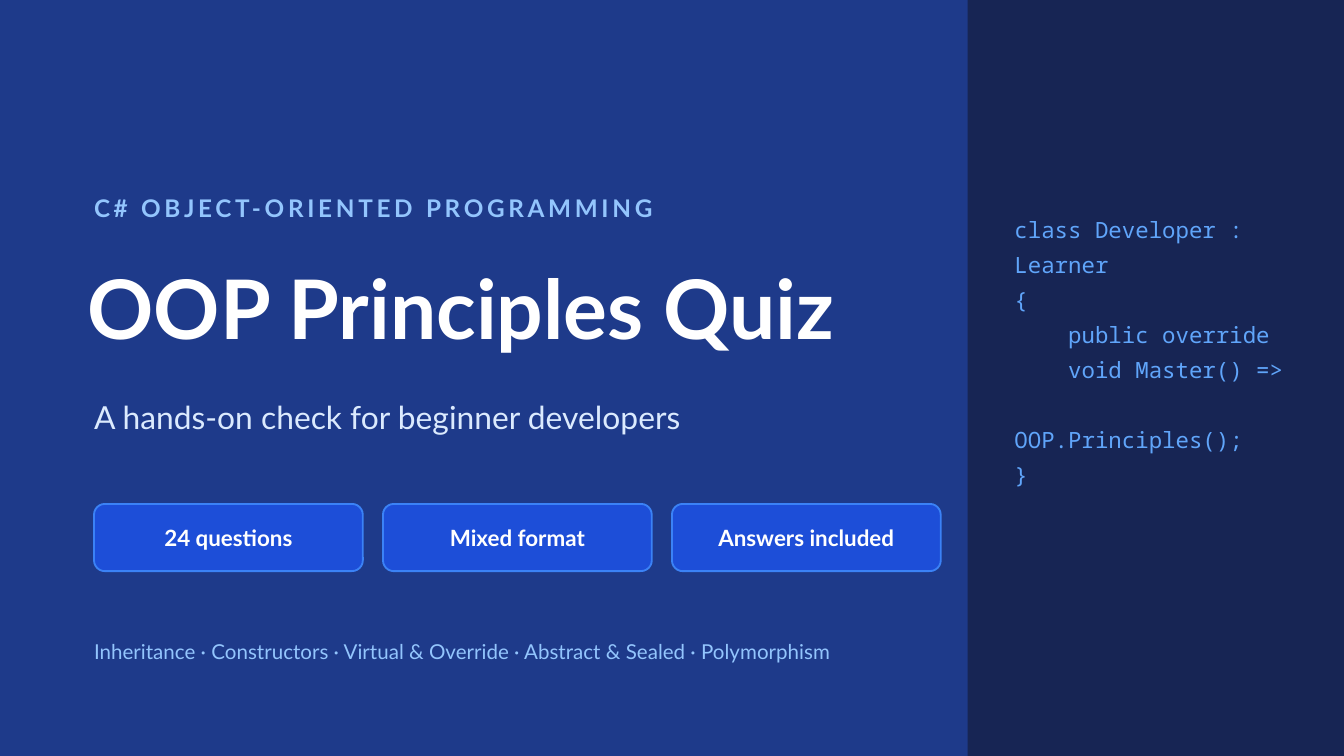
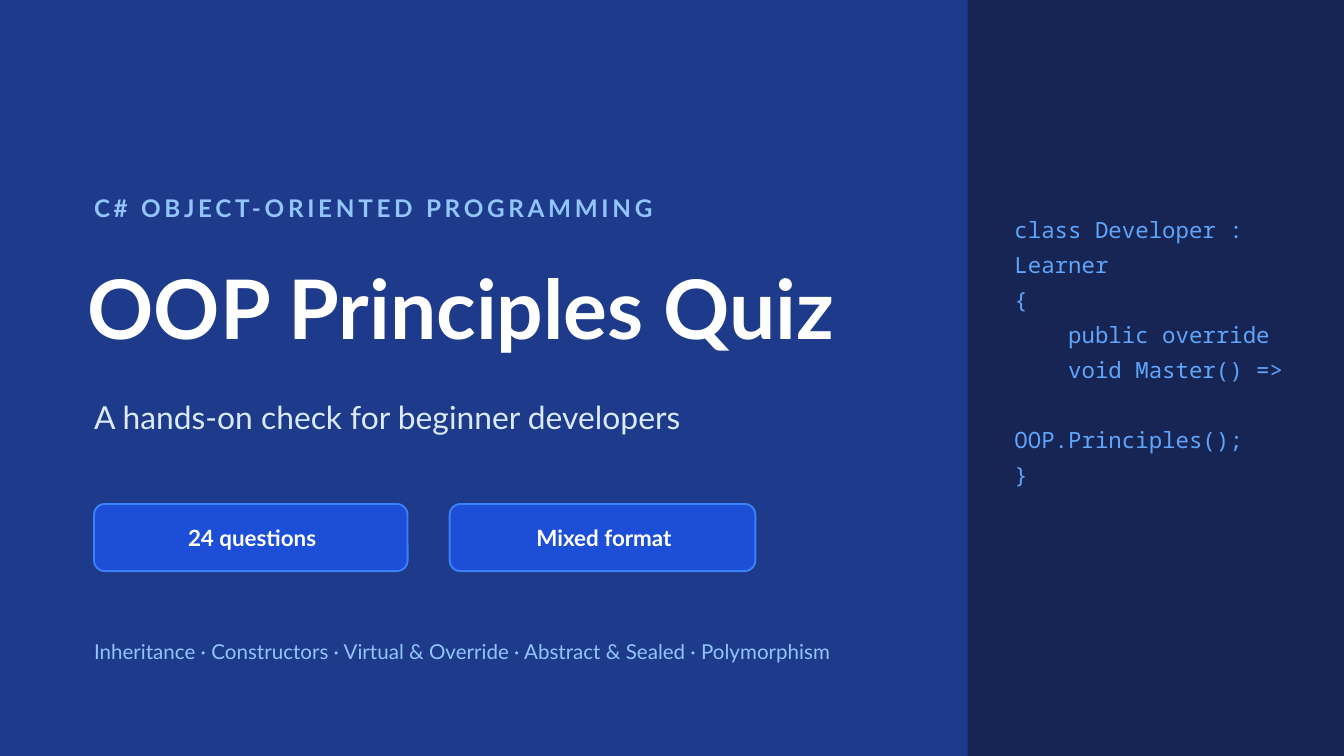
Before and after one commit to DanielaTrapani/Bootcamp2026Files, a slide deck: slide 1 of C#Files/VirtualMethodsAndPolymorphism/OOP Principles Quiz without answers.pptx. Drawn at 1344x756 pixels with LibreOffice and Linux fonts; fonts in the diff are those of the drawing. Boxes give left, top, right and bottom in pixels: in the first picture for what was removed or moved away, otherwise in the second. Text is boxed around its words. In the diff, an @@ line names an element or a change of style, - is before the commit and + after.

```diff
--- a/C#Files/VirtualMethodsAndPolymorphism/OOP Principles Quiz without answers.pptx
+++ b/C#Files/VirtualMethodsAndPolymorphism/OOP Principles Quiz without answers.pptx
@@ rounded rectangle: place and size @@
-rounded rectangle at (94,504,363,571)
+rounded rectangle at (94,504,407,571)
@@ text "24 questions": place and size @@
-text "24 questions" at (164,529,293,550)
+text "24 questions" at (188,529,316,550)
@@ rounded rectangle: place and size @@
-rounded rectangle at (383,504,652,571)
+rounded rectangle at (450,504,755,571)
@@ text "Mixed format": place and size @@
-text "Mixed format" at (450,529,585,546)
+text "Mixed format" at (536,529,671,546)
@@ rounded rectangle removed at (672,504,941,571) @@
@@ text removed at (718,529,895,546) @@
-Answers included
```
Also in this commit, not shown: 1 other file.
